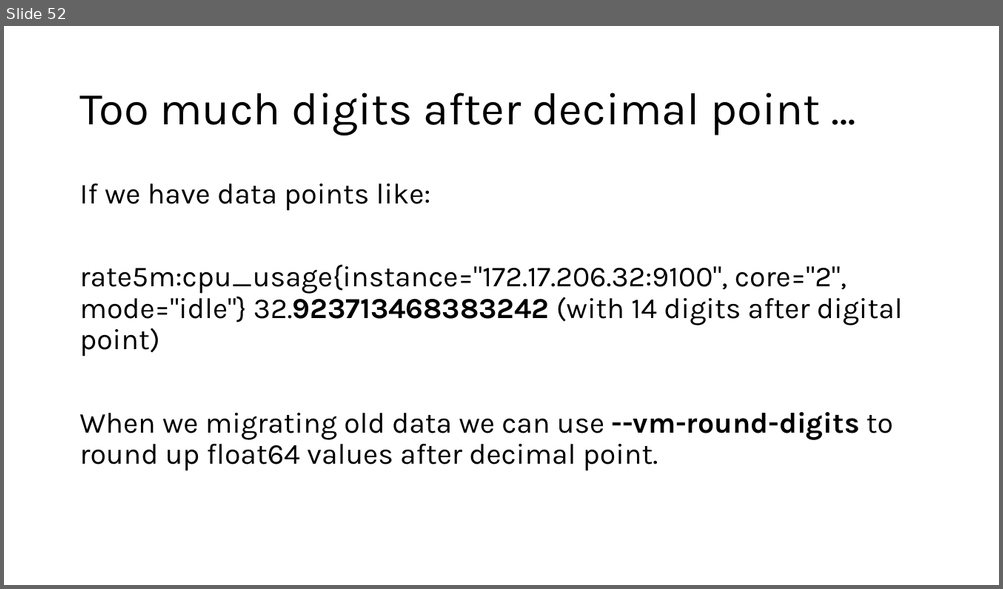
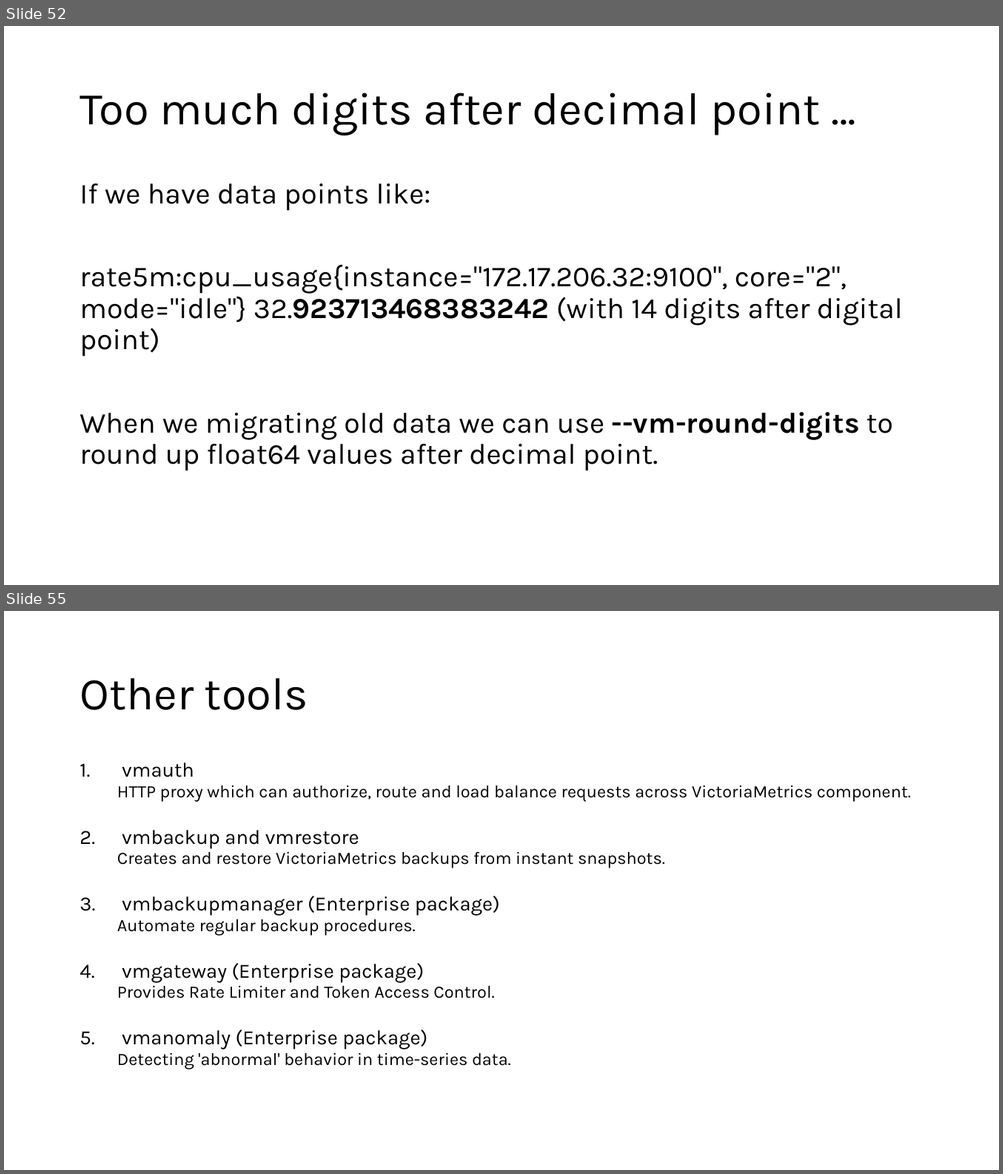
Before and after one commit to DStefanow/victoriametrics-poc, a slide deck: presentation-content/migrating-from-prometheus-to-vm.pptx. Shown one above the other, each under a label of ours: slide 52 before the commit, slides 52 and 55 after it; the slides between them are not shown. The pictures are 1003x589 and 1003x1174 pixels, drawn with LibreOffice and Linux fonts; fonts in the diff are those of the drawing. Boxes give left, top, right and bottom in pixels: in the first picture for what was removed or moved away, otherwise in the second. Text is boxed around its words. In the diff, an @@ line names an element or a change of style, - is before the commit and + after.

```diff
--- a/presentation-content/migrating-from-prometheus-to-vm.pptx
+++ b/presentation-content/migrating-from-prometheus-to-vm.pptx
@@ slide 55 added at (4,611,999,1170), background #FFFFFF @@
@@ title added at (79,678,308,710), 44 pt, text #000000 @@
+Other tools
@@ text added at (117,763,910,1070), 16.8 pt, text #000000 @@
+1. vmauth
+  HTTP proxy which can authorize, route and load balance requests across VictoriaMetrics component.
+2. vmbackup and vmrestore
+  Creates and restore VictoriaMetrics backups from instant snapshots.
+3. vmbackupmanager (Enterprise package)
+  Automate regular backup procedures.
+4. vmgateway (Enterprise package)
+  Provides Rate Limiter and Token Access Control.
+5. vmanomaly (Enterprise package)
+  Detecting 'abnormal' behavior in time-series data.
```
Also in this commit, not shown: 5 other slides added.
